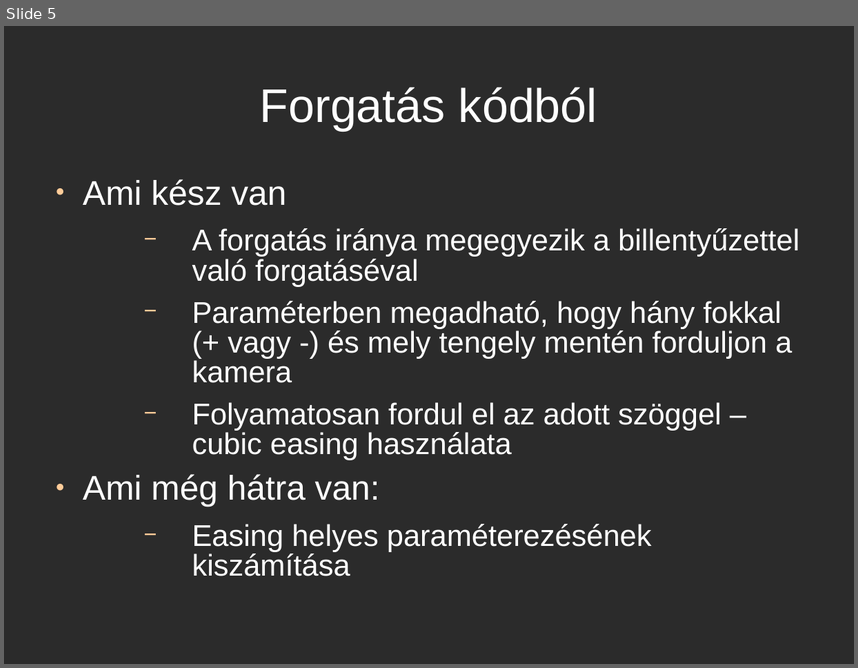
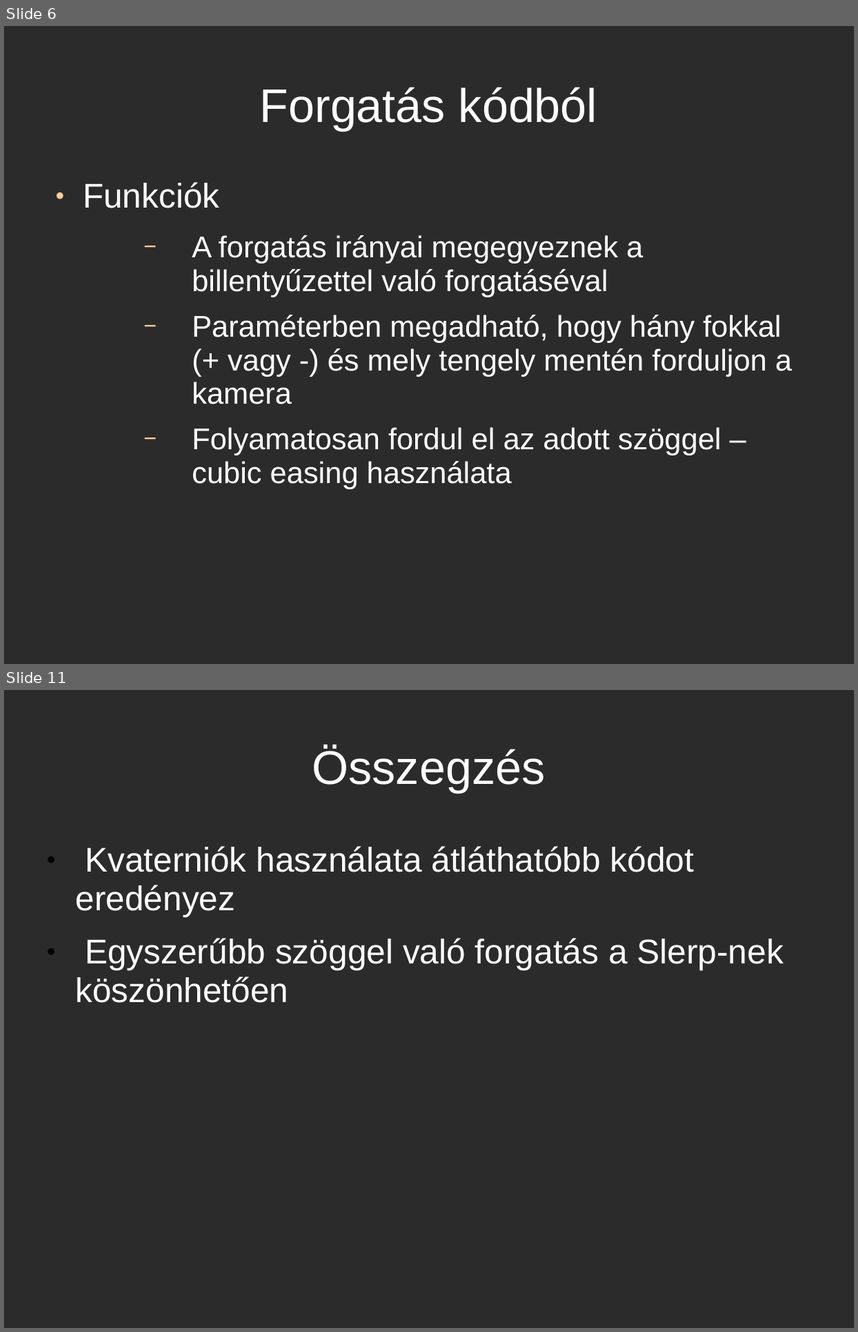
Before and after one commit to csko/Pool, a slide deck: Milestone 1/doc/borde_sandor_m1.ppt. Shown one above the other, each under a label of ours: slide 5 before the commit, slides 6 and 11 after it; the slides between them are not shown. The pictures are 858x668 and 858x1332 pixels, drawn with LibreOffice and Linux fonts; fonts in the diff are those of the drawing; background and template pictures are left out; a plain dark background stands for a picture behind light text. Boxes give left, top, right and bottom in pixels: in the first picture for what was removed or moved away, otherwise in the second. Text is boxed around its words. In the diff, an @@ line names an element or a change of style, - is before the commit and + after.

```diff
--- a/Milestone 1/doc/borde_sandor_m1.ppt
+++ b/Milestone 1/doc/borde_sandor_m1.ppt
@@ slide 11 added at (x1=4, y1=690, x2=854, y2=1328), background picture (left out) @@
@@ title added at (x1=312, y1=747, x2=546, y2=793), 44 pt, text #FFFFFF @@
+Összegzés
@@ text added at (x1=75, y1=846, x2=784, y2=1003), 32 pt, text #FFFFFF @@
+● Kvaterniók használata átláthatóbb kódot eredényez
+● Egyszerűbb szöggel való forgatás a Slerp-nek köszönhetően
@@ what was slide 5 is now slide 6 @@
@@ slide 6 changed as well @@
@@ text at (x1=83, y1=182, x2=643, y2=297): text changed @@
-● Ami kész van
-  − A forgatás iránya megegyezik a billentyűzettel való forgatáséval
+● Funkciók
+  − A forgatás irányai megegyeznek a billentyűzettel való forgatáséval
@@ text at (x1=192, y1=314, x2=792, y2=489): line spacing 0.83 to 0.93 @@
@@ text at (x1=83, y1=474, x2=652, y2=576): paragraphs removed @@
-● Ami még hátra van:
-  − Easing helyes paraméterezésének kiszámítása
```
Also in this commit, not shown: 3 other slides changed, 4 other slides added, 1 slide removed, 6 other files.
